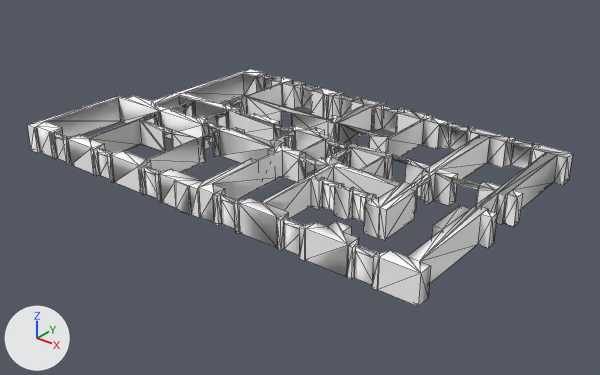
Two versions of the COLLADA model src/environments/models/office_4_EMPTY.dae, one commit apart.
Camera for both pictures: a camera (50 mm lens) standing at (39.09, -52.24, 30.43) and looking at (-2.3, -0.51, -1.64). Lighting does not change. The marker at lower left points along +X, +Y and +Z. Mesh edges are drawn as thin lines.

In view in the first picture: 'SketchUp'.
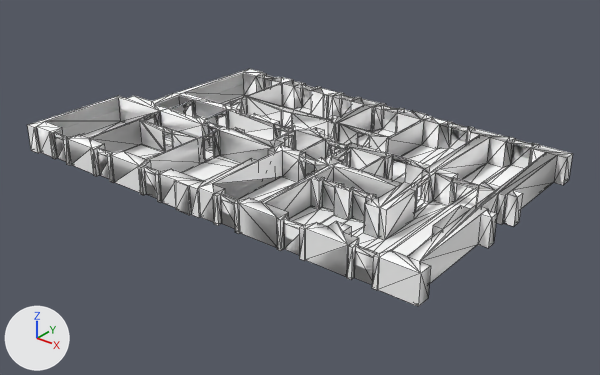
Boxes [x1, y1, x2, y2] around the edits, measured in the pictures (600 x 375 px):
part 1 of me_sketchup, built on: before [322, 179, 369, 222]; after [83, 95, 523, 256]

The change in detail:
Material 'material' (mat_material) is new.
Its base color is (1.0, 1.0, 1.0) (white #ffffff).
Its roughness is 0.9.
Material 'material_0' (mat_material_0) is new.
Its base color is (0.371, 0.445, 0.497) (grey #a4b2bb).
Its roughness is 0.9.
me_sketchup is used by ob_sketchup; location (0.0, 0.0, 0.0).
me_sketchup had 952 vertices, 2034 faces and spanned x -24.5..16.8, y -12.5..12.6, z 0.0..2.5.
me_sketchup now has 940 vertices, 2283 faces and spans x -24.5..16.8, y -12.5..12.6, z 0.0..2.5.
Part 1, on me_sketchup:
12 vertices are removed from x 3.4..8.1, y -4.9..-4.7, z 0.0..2.1.
46 faces are deleted.
18 new faces join them, mat_0128_white (white #ffffff).
275 new faces join them, mat_material (white #ffffff).
2 new faces join them, mat_material_0 (grey #a4b2bb).
me_sketchup now uses material mat_material (white #ffffff).
me_sketchup now uses material mat_material_0 (grey #a4b2bb).
